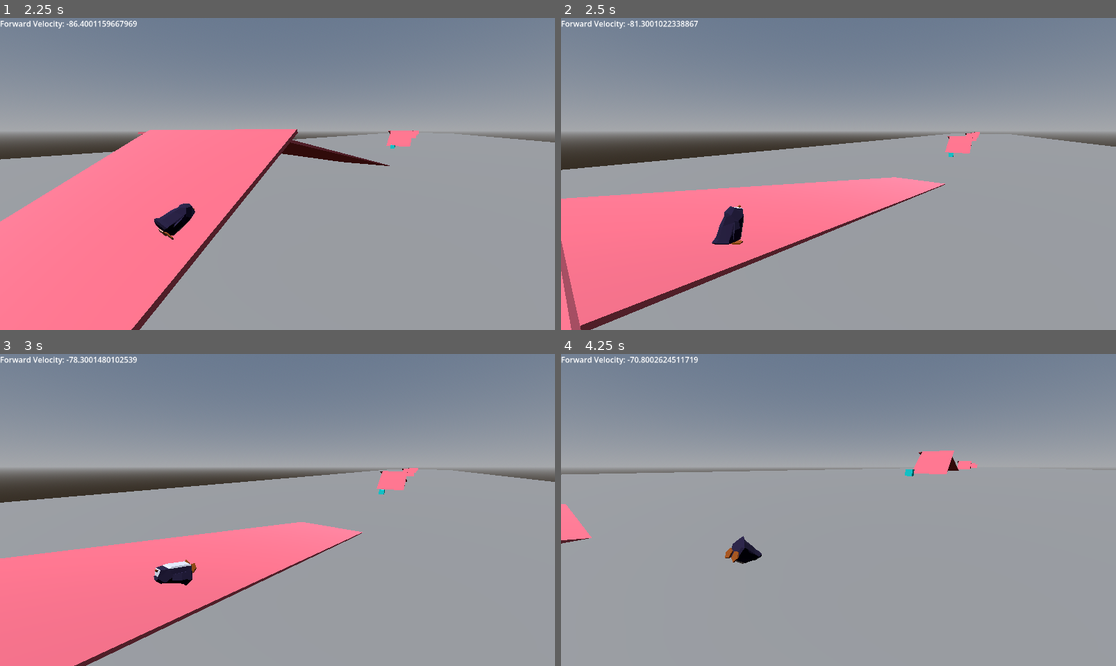
Above: before the commit, frames 1-4 (two rows, left to right).
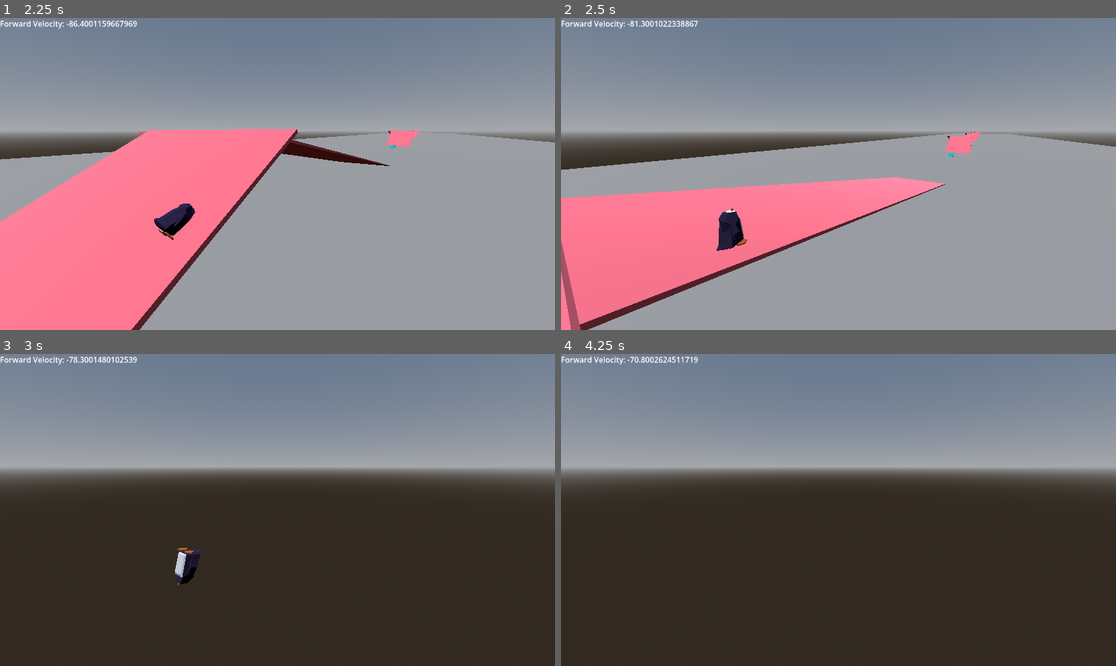
Above: after the commit, the same moments.

Repository: Emerald6468/FlipTheBird
Game: Godot game, scene res://Scenes/UI/MainMenu.tscn
Same seed, same stepped clock (60 frames per second), same inputs: the game is played once before the commit and once after it.
Inputs:
- Up to frame 1 (2.25 s): click "Start Game" at 0.5 s; tap Enter (ui_accept) at 1.25, 1.52 s; hold D (Right) 1.28-2.03 s; hold Space (red_action) 1.28-2.03 s; hold S (Backward) from 2.03 s (still down); tap Space (red_action) at 2.1 s
- Up to frame 2 (2.5 s): keep holding S (Backward); tap Enter (ui_accept) at 2.27 s
- Up to frame 3 (3 s): release S (Backward) at 2.78 s; hold D (Right) from 2.78 s (still down); hold Space (red_action) from 2.78 s (still down)
- Up to frame 4 (4.25 s): release D (Right) at 3.53 s; release Space (red_action) at 3.53 s; hold W (Forward) from 3.53 s (still down); tap Space (red_action) at 3.6 s; tap Enter (ui_accept) at 3.77 s

Frame 1 is identical in both runs. In frame 2, 0.7% of the frame differs, in the area x 0-97%, y 37-100%; in frame 3, 59%; in frame 4, 63%, in the area x 0-100%, y 30-100%.

Commit message:
tweeks and a bit more comments

Diff:
--- a/flip,-the-bird/Scripts/player.gd
+++ b/flip,-the-bird/Scripts/player.gd
@@ -1,6 +1,6 @@
 extends CharacterBody3D
 
-
+#Basics
 @export var Speed = 20.0
 @export var Force = 100
 const JUMP_VELOCITY = 25
@@ -29,9 +29,12 @@
 
 @export var gravity_modifier = 5.0
 
+#FUNCTIONS
+#Only runs on start
 func _ready() -> void:
 	velocity.z = -Force
 
+#Increases your speed going down slopes
 func SlopeSliding():
 	if slope_collider.is_colliding():
 		if !ignore:
@@ -47,6 +50,7 @@
 		#print("speed increase " + str(speed_increase))
 		velocity.z += speed_increase
 
+#All the reflection code
 func rotation_math():
 	#TO DO: Allow rotation only when midair
 	var current_angle = model.get_rotation().x
@@ -74,6 +78,7 @@
 		#print("Total Score: "+ str($Global.score))
 	#FOR LATER: Add multiplier from fish/stones to scoring
 
+#Fragile State that can make you game over
 func fragile_timer():
 	if just_hit:
 		#SWAP FOR DIZZY TIMER
@@ -81,7 +86,7 @@
 		await get_tree().create_timer(10).timeout
 		fragile = false
 
-
+#Interactions with obstacles
 func check_collisions():
 	if fragile: fragile_timer()
 	var area_list = collision_checker.get_overlapping_areas()
@@ -100,7 +105,7 @@
 				print("can get hit again")
 				dont_check = false
 
-
+#Running every frame main function
 func _physics_process(delta: float) -> void:
 	check_collisions()
 	velocity.z += .1
@@ -116,7 +121,7 @@
 		velocity.x = direction.x * Speed
 		#Rotate
 		var air_change = 1.0
-		if !is_on_floor(): air_change = 2.0
+		if !is_on_floor(): air_change = 4.0
 		var rad_change = deg_to_rad(input_dir.y)*2.5 * air_change
 		model.rotate_x(rad_change)
 	else:
